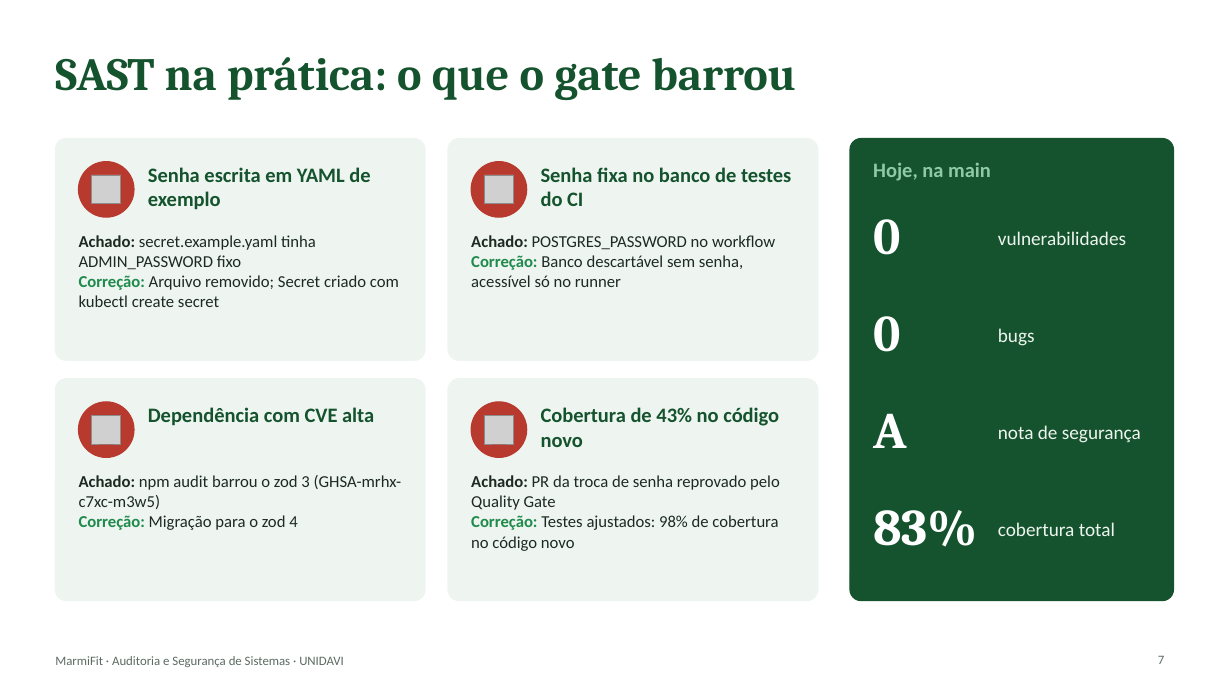
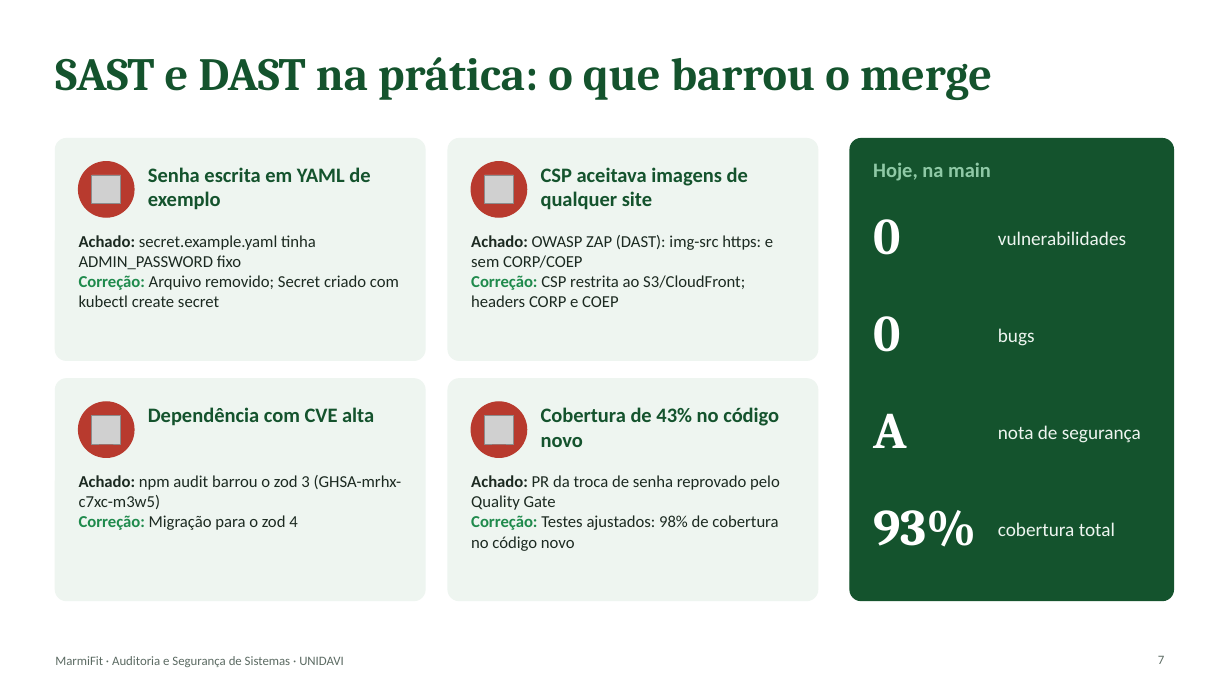
Before and after one commit to 1GustavoBorgonha1/aplicacao_tb_fnl_si, a slide deck: slide 7 of docs/apresentacao/MarmiFit-apresentacao.pptx. Drawn at 1232x693 pixels with LibreOffice and Linux fonts; fonts in the diff are those of the drawing; grey boxes stand for pictures. Boxes give left, top, right and bottom in pixels: in the first picture for what was removed or moved away, otherwise in the second. Text is boxed around its words. In the diff, an @@ line names an element or a change of style, - is before the commit and + after.

```diff
--- a/docs/apresentacao/MarmiFit-apresentacao.pptx
+++ b/docs/apresentacao/MarmiFit-apresentacao.pptx
@@ title at [55, 57, 992, 100]: text changed @@
-SAST na prática: o que o gate barrou
+SAST e DAST na prática: o que barrou o merge
@@ text at [541, 167, 748, 210]: text changed @@
-Senha fixa no banco de testes do CI
+CSP aceitava imagens de qualquer site
@@ text at [471, 235, 773, 307]: text changed @@
-Achado: POSTGRES_PASSWORD no workflow
-Correção: Banco descartável sem senha, acessível só no runner
+Achado: OWASP ZAP (DAST): img-src https: e sem CORP/COEP
+Correção: CSP restrita ao S3/CloudFront; headers CORP e COEP
@@ text at [873, 510, 976, 547]: text changed @@
-83%
+93%
```
Also in this commit, not shown: 7 other slides changed, 1 slide added, 1 other file.
